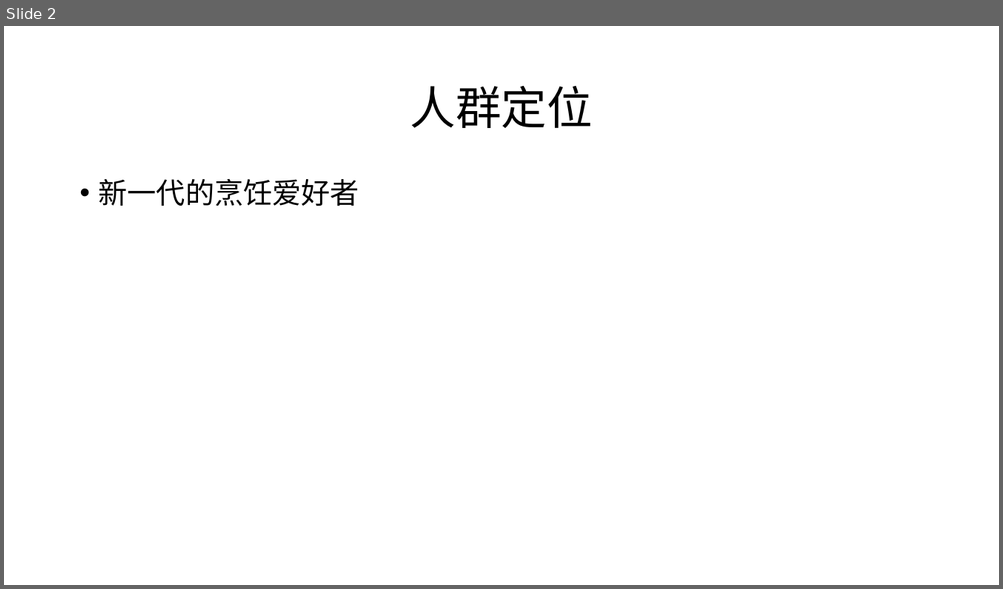
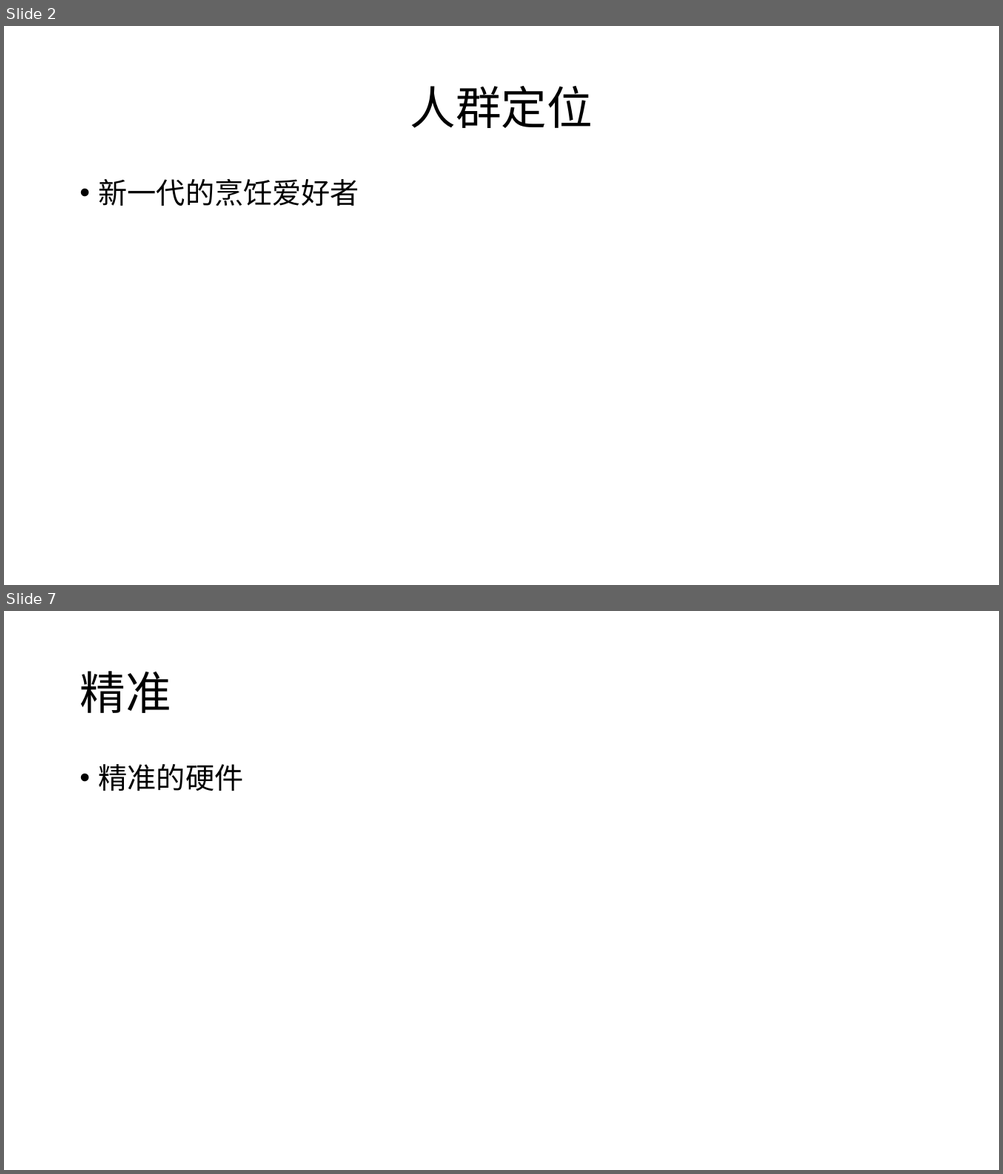
Before and after one commit to SauceX/SauceX-Doc, a slide deck: PPT/臻美味.pptx. Shown one above the other, each under a label of ours: slide 2 before the commit, slides 2 and 7 after it; the slides between them are not shown. The pictures are 1003x589 and 1003x1174 pixels, drawn with LibreOffice and Linux fonts; fonts in the diff are those of the drawing. Boxes give left, top, right and bottom in pixels: in the first picture for what was removed or moved away, otherwise in the second. Text is boxed around its words. In the diff, an @@ line names an element or a change of style, - is before the commit and + after.

```diff
--- a/PPT/臻美味.pptx
+++ b/PPT/臻美味.pptx
@@ slide 7 added at [4, 611, 999, 1170], background #FFFFFF @@
@@ title added at [79, 671, 170, 713], 44 pt, text #000000 @@
+精准
@@ text added at [99, 764, 244, 791], 28 pt, text #000000 @@
+• 精准的硬件
```
Also in this commit, not shown: 5 other slides added.
